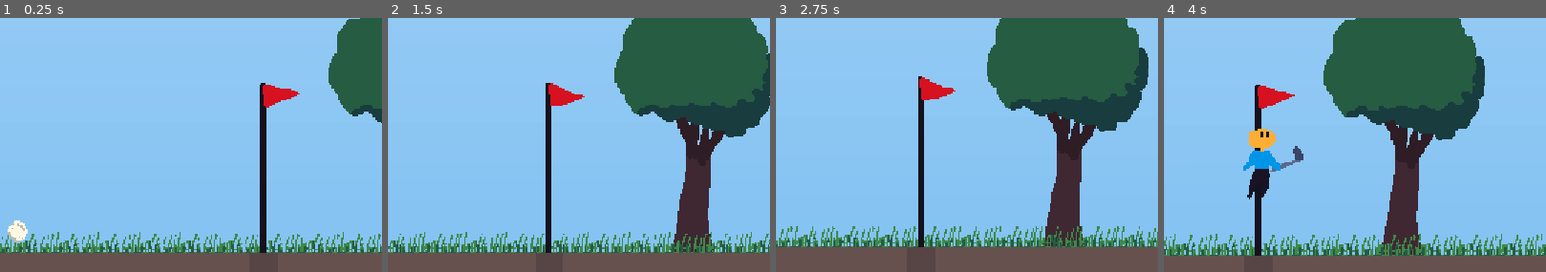
Above: before the commit, frames 1-4 (left to right).
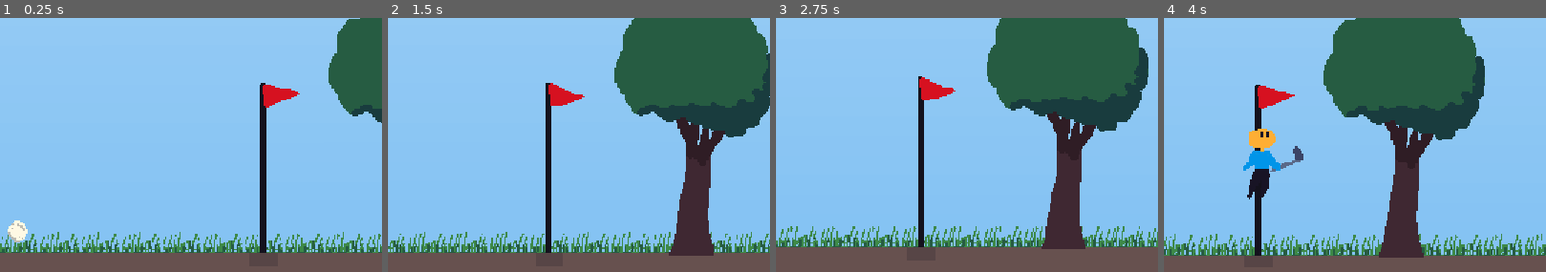
Above: after the commit, the same moments.

Repository: martindzejky/down-golf
Game: Godot game, scene res://main.tscn
Same seed, same stepped clock (60 frames per second), same inputs: the game is played once before the commit and once after it.
Inputs:
- Up to frame 1 (0.25 s): no input
- Up to frame 2 (1.5 s): hold Space (shoot) 0.53-1.28 s; hold Right (move_right) from 0.53 s (still down); tap Up (jump) at 0.77 s; tap Space (shoot) at 1.35 s
- Up to frame 3 (2.75 s): tap Up (jump) at 1.52 s; release Right (move_right) at 2.03 s; hold Left (move_left) from 2.03 s (still down); hold Space (shoot) from 2.03 s (still down)
- Up to frame 4 (4 s): release Left (move_left) at 2.78 s; release Space (shoot) at 2.78 s; hold Right (move_right) from 2.78 s (still down); tap Space (shoot) at 2.85 s; tap Up (jump) at 3.02, 3.77 s; hold Space (shoot) from 3.53 s (still down)
The pictures show only the part of the screen within x 50-100%, y 6-56%; the shares and areas given below are measured in that part.

The runs differ from the first frame. In frame 2, 0.5% of the frame differs, in the area x 73-86%, y 84-94%; in frame 3, 0.5%; in frame 4, 0.5%.

Commit message:
pole effects

Diff:
--- a/levels/surface_level.tscn
+++ b/levels/surface_level.tscn
@@ -1,9 +1,11 @@
-[gd_scene load_steps=7 format=4 uid="uid://y5nnkqj2u5wb"]
+[gd_scene load_steps=10 format=4 uid="uid://y5nnkqj2u5wb"]
 
 [ext_resource type="TileSet" uid="uid://dkvtpbgcxc1ia" path="res://levels/tiles.tres" id="1_ai0rc"]
 [ext_resource type="PackedScene" uid="uid://dxq1t72tlug6j" path="res://objects/tree.tscn" id="2_f2oph"]
 [ext_resource type="PackedScene" uid="uid://bi3lro6q2ffel" path="res://objects/pole.tscn" id="3_em6x7"]
 [ext_resource type="PackedScene" uid="uid://dq0i2bmd7bnf7" path="res://objects/test_spawner.tscn" id="4_f2oph"]
+[ext_resource type="PackedScene" uid="uid://boka27sfxwwg2" path="res://objects/level_activator.tscn" id="5_lwkhx"]
+[ext_resource type="PackedScene" uid="uid://dwqqugak3yec1" path="res://objects/camera_bounds.tscn" id="6_12mdw"]
 
 [sub_resource type="Gradient" id="Gradient_0xm2m"]
 colors = PackedColorArray(0.518341, 0.763368, 0.953013, 1, 0.83217, 0.917437, 0.986079, 1)
@@ -12,7 +14,17 @@
 gradient = SubResource("Gradient_0xm2m")
 fill_from = Vector2(1, 1)
 
+[sub_resource type="RectangleShape2D" id="RectangleShape2D_53cg5"]
+size = Vector2(549, 370)
+
 [node name="surface_level" type="Node2D"]
+
+[node name="spawner" parent="." instance=ExtResource("4_f2oph")]
+position = Vector2(31, -31)
+
+[node name="activator" parent="." node_paths=PackedStringArray("pole", "camera_bounds") instance=ExtResource("5_lwkhx")]
+pole = NodePath("../pole")
+camera_bounds = NodePath("../camera_bounds")
 
 [node name="sky" type="Polygon2D" parent="."]
 z_index = -100
@@ -23,7 +35,7 @@
 uv = PackedVector2Array(6.67572e-06, 9.53674e-07, 0, 64, 64, 64, 64.0001, 6.10352e-05)
 
 [node name="tiles" type="TileMapLayer" parent="."]
-z_index = -10
+z_index = -20
 tile_map_data = PackedByteArray("AAD7/wAAAAACAAAAAAD8/wAAAAACAAAAAAD9/wAAAAACAAAAAAD+/wAAAAACAAAAAAD//wAAAAACAAAAAAAAAA …(6352 unchanged characters)…
 tile_set = ExtResource("1_ai0rc")
 
@@ -33,6 +45,14 @@
 [node name="pole" parent="." instance=ExtResource("3_em6x7")]
 position = Vector2(304, 0)
 
-[node name="spawner" parent="." node_paths=PackedStringArray("level_pole") instance=ExtResource("4_f2oph")]
-position = Vector2(31, -31)
-level_pole = NodePath("../pole")
+[node name="camera_bounds" parent="." instance=ExtResource("6_12mdw")]
+position = Vector2(200, 0)
+
+[node name="shape" parent="camera_bounds" index="0"]
+visible = false
+position = Vector2(34.5, -158)
+shape = SubResource("RectangleShape2D_53cg5")
+
+[connection signal="ball_entered_hole" from="pole" to="activator" method="deactivate"]
+
+[editable path="camera_bounds"]
--- a/objects/pole.gd
+++ b/objects/pole.gd
@@ -4,6 +4,8 @@
 @export var is_current: bool = false
 @export var is_done: bool = false
 @export var player_blocker: Node2D
+@export var ground_sprite: Sprite2D
+@export var particles: GPUParticles2D
 
 signal ball_entered_hole
 signal player_entered_pole
@@ -14,11 +16,16 @@
 func make_inactive() -> void:
   is_current = false
 
+func make_done() -> void:
+  is_done = true
+  ground_sprite.visible = false
+  particles.emitting = true
+
 func _on_balldetect_body_entered(body: Node2D) -> void:
   if body.is_in_group('ball'):
     ball_entered_hole.emit()
     player_blocker.queue_free()
-    is_done = true
+    make_done()
 
   if body.is_in_group('player'):
     player_entered_pole.emit()
--- a/objects/pole.tscn
+++ b/objects/pole.tscn
@@ -1,7 +1,9 @@
-[gd_scene load_steps=9 format=3 uid="uid://bi3lro6q2ffel"]
+[gd_scene load_steps=14 format=3 uid="uid://bi3lro6q2ffel"]
 
 [ext_resource type="Script" uid="uid://bin3k4j6t1g1s" path="res://objects/pole.gd" id="1_8k6g0"]
 [ext_resource type="Texture2D" uid="uid://bj8go8hv1hgkk" path="res://sprites/pole.png" id="1_etow4"]
+[ext_resource type="Texture2D" uid="uid://dacgkaoqv82tt" path="res://sprites/tiles.png" id="3_vvshh"]
+[ext_resource type="Texture2D" uid="uid://dxekvidi0dao1" path="res://sprites/ground_blob.png" id="4_qm5ri"]
 
 [sub_resource type="AtlasTexture" id="AtlasTexture_etow4"]
 atlas = ExtResource("1_etow4")
@@ -34,10 +36,34 @@
 [sub_resource type="RectangleShape2D" id="RectangleShape2D_8k6g0"]
 size = Vector2(32, 20)
 
-[node name="pole" type="Node2D" node_paths=PackedStringArray("player_blocker") groups=["pole"]]
+[sub_resource type="Curve" id="Curve_qm5ri"]
+_data = [Vector2(0, 1), 0.0, 0.0, 0, 0, Vector2(0.946789, 1), 0.0, 0.0, 0, 0, Vector2(1, 0), -53.7201, 0.0, 0, 0]
+point_count = 3
+
+[sub_resource type="CurveTexture" id="CurveTexture_3e2jp"]
+curve = SubResource("Curve_qm5ri")
+
+[sub_resource type="ParticleProcessMaterial" id="ParticleProcessMaterial_qm5ri"]
+lifetime_randomness = 0.5
+particle_flag_disable_z = true
+emission_shape = 3
+emission_box_extents = Vector3(12, 12, 1)
+angle_min = -720.0
+angle_max = 720.0
+spread = 180.0
+initial_velocity_min = 0.1
+initial_velocity_max = 1.0
+gravity = Vector3(0, 0, 0)
+scale_min = 0.8
+scale_curve = SubResource("CurveTexture_3e2jp")
+color = Color(1, 1, 1, 0.662745)
+
+[node name="pole" type="Node2D" node_paths=PackedStringArray("player_blocker", "ground_sprite", "particles") groups=["pole"]]
 z_index = -5
 script = ExtResource("1_8k6g0")
 player_blocker = NodePath("player_blocker")
+ground_sprite = NodePath("ground")
+particles = NodePath("particles")
 
 [node name="sprite" type="AnimatedSprite2D" parent="."]
 position = Vector2(7, -74)
@@ -74,4 +100,21 @@
 position = Vector2(0, 10)
 shape = SubResource("RectangleShape2D_8k6g0")
 
+[node name="ground" type="Sprite2D" parent="."]
+position = Vector2(0, 58)
+scale = Vector2(1, 3)
+texture = ExtResource("3_vvshh")
+region_enabled = true
+region_rect = Rect2(64, 0, 32, 32)
+
+[node name="particles" type="GPUParticles2D" parent="."]
+position = Vector2(0, 16)
+emitting = false
+texture = ExtResource("4_qm5ri")
+lifetime = 2.0
+one_shot = true
+explosiveness = 1.0
+randomness = 0.5
+process_material = SubResource("ParticleProcessMaterial_qm5ri")
+
 [connection signal="body_entered" from="detect" to="." method="_on_balldetect_body_entered"]
Binary file added: sprites/ground_blob.aseprite
Binary file added: sprites/ground_blob.png
Not shown, added: sprites/ground_blob.png.import
